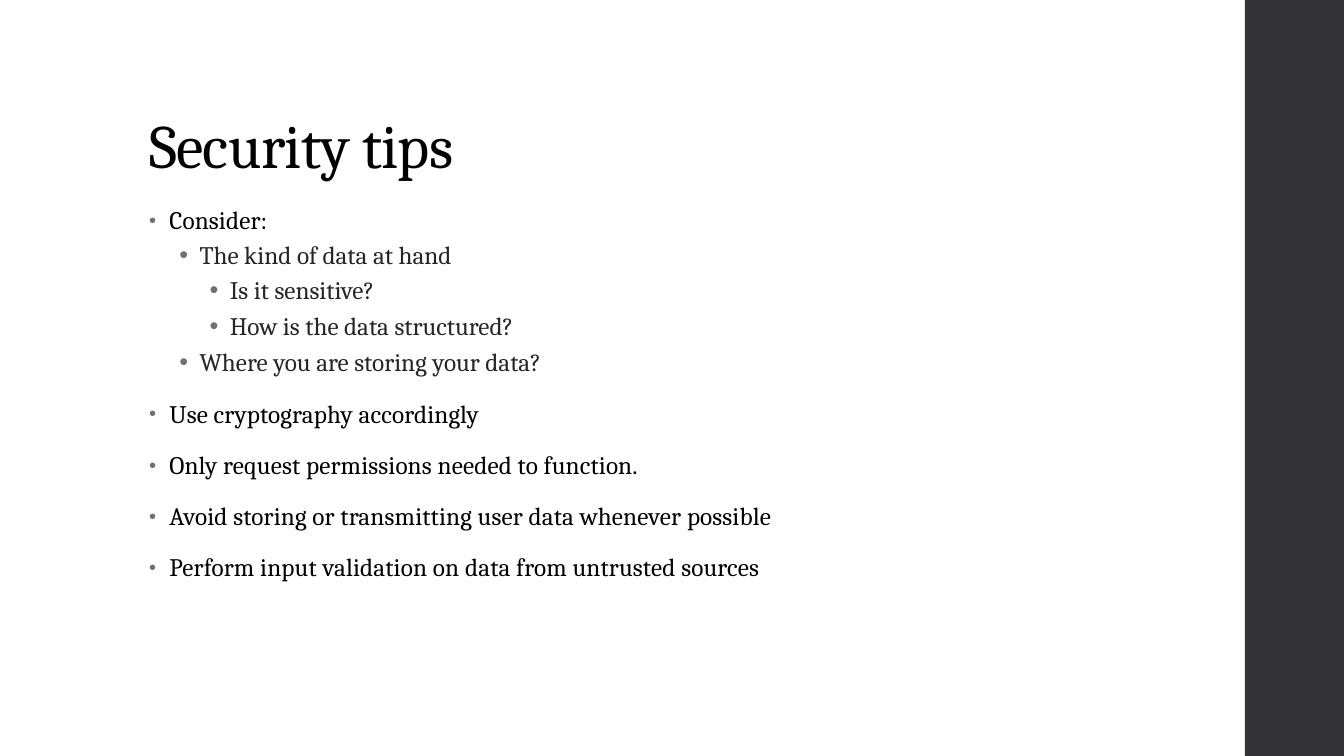
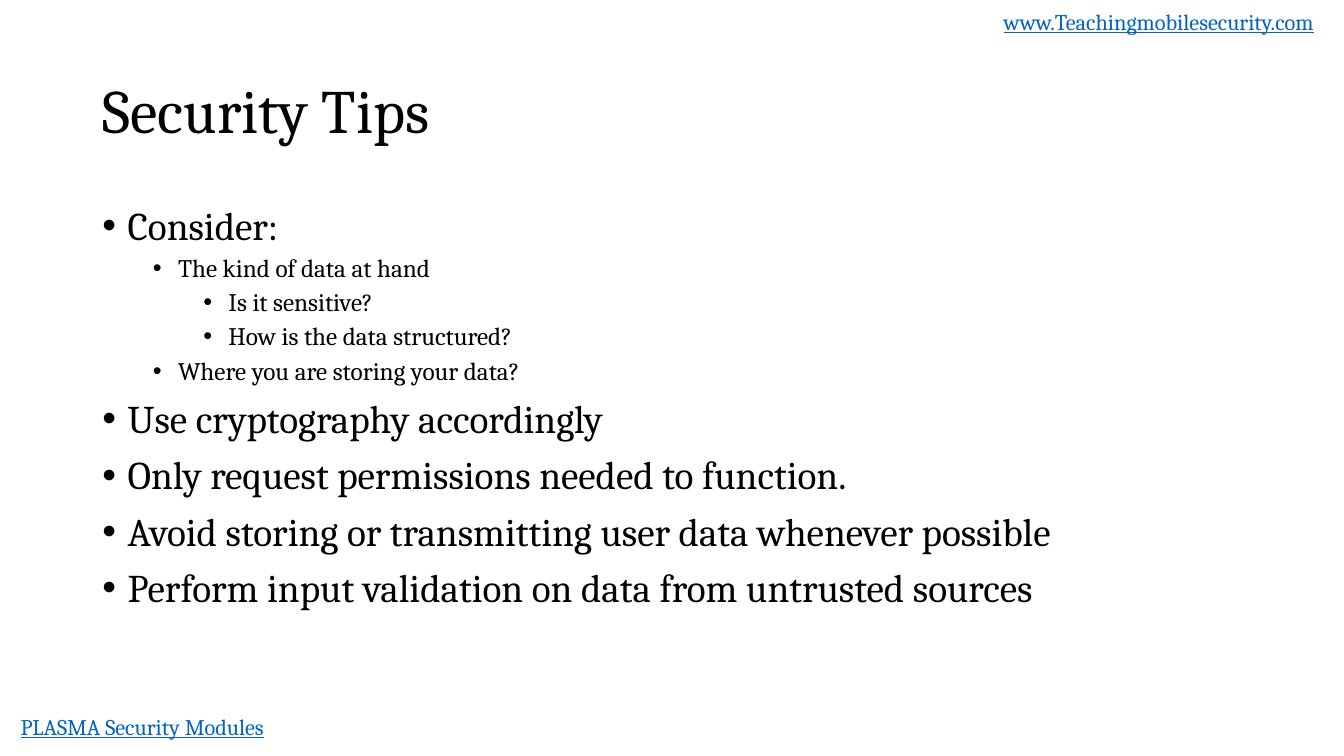
Before and after one commit to dan7800/VulnerableAndroidAppOracle, a slide deck: slide 8 of Vulnerabilities/Data Storage/DataStoragePresentation.pptx (slide 5 before the commit). Drawn at 1344x756 pixels with LibreOffice and Linux fonts; fonts in the diff are those of the drawing; background and template pictures are left out. Boxes give left, top, right and bottom in pixels: in the first picture for what was removed or moved away, otherwise in the second. Text is boxed around its words. In the diff, an @@ line names an element or a change of style, - is before the commit and + after.

```diff
--- a/Vulnerabilities/Data Storage/DataStoragePresentation.pptx
+++ b/Vulnerabilities/Data Storage/DataStoragePresentation.pptx
@@ text added at [1004, 14, 1314, 35], 16 pt, text #0563C1, underline @@
+www.Teachingmobilesecurity.com
@@ rectangle removed at [1245, 0, 1344, 756] @@
@@ title "Security Tips" at [102, 91, 430, 147]: vertical alignment bottom to middle @@
@@ title at [102, 91, 430, 147]: text changed @@
-Security tips
+Security Tips
@@ text "Consider:": place and size @@
-text "Consider:" at [169, 211, 771, 582]
+text "Consider:" at [128, 212, 1051, 611]
@@ text "Consider:" at [128, 212, 1051, 611]: size 18 to 28 pt, letter spacing 0.1 to 0 pt in "Consider:", "Use cryptography accordingly", "Only request permissions needed to function.", "Avoid storing or transmitting user data whenever ..." and 1 more places; text colour #262626 to #000000 in "The kind of data at hand", "Is it sensitive?", "How is the data structured?", "Where you are storing your data?"; indent changed; line spacing 0.95 to 0.9; less space between paragraphs @@
@@ text added at [21, 719, 264, 740], 16 pt, text #0563C1, underline @@
+PLASMA Security Modules
```
Also in this commit, not shown: 4 other slides changed, 4 slides added, 1 slide removed.
